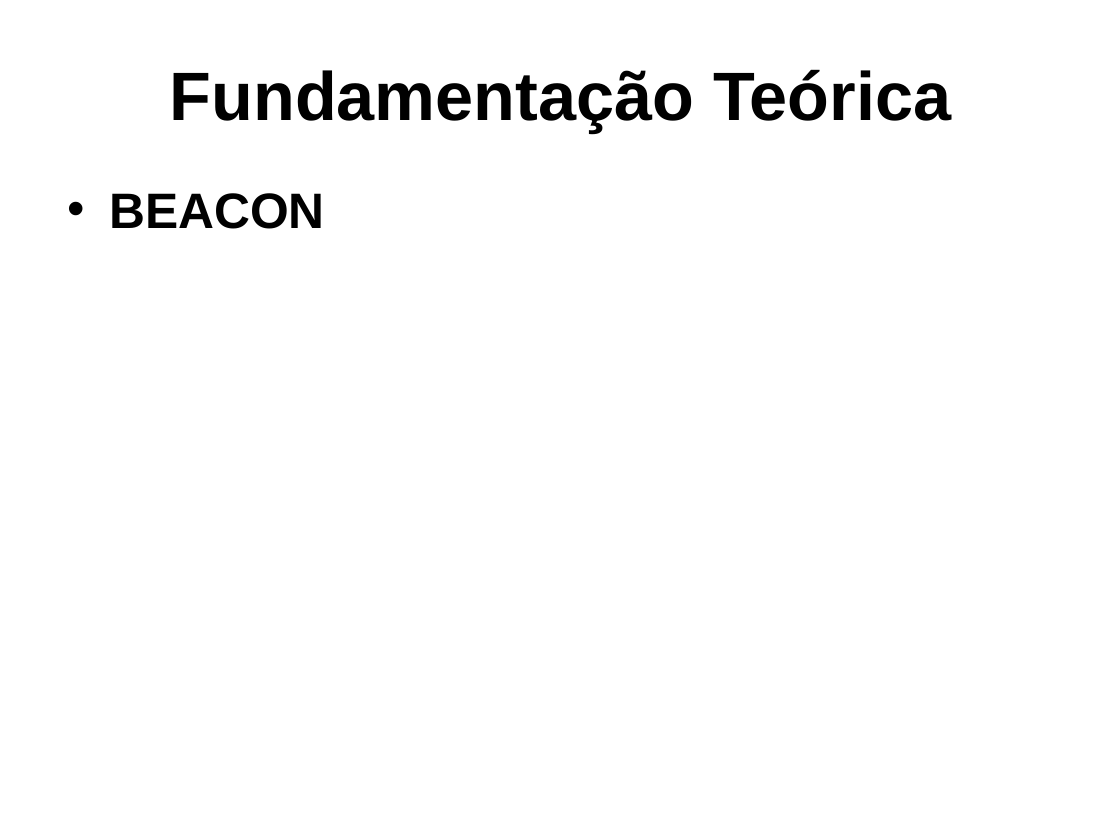
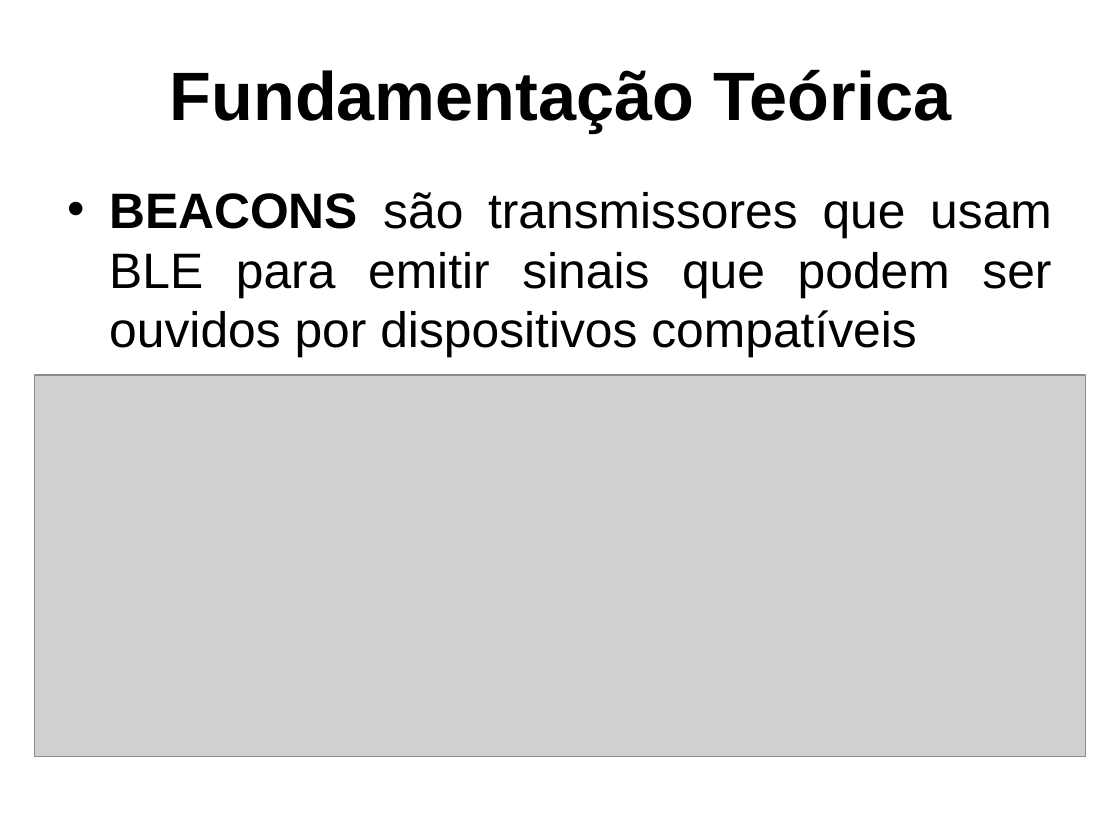
Before and after one commit to dalton-reis/tcc_bcc_2018_2_drkrause_DjonathanRafaelKrause, a slide deck: slide 5 of Textos/ApresentacaoTCC-DjonathanKrause.pptx. Drawn at 1120x840 pixels with LibreOffice and Linux fonts; fonts in the diff are those of the drawing; grey boxes stand for pictures; background and template pictures are left out. Boxes give left, top, right and bottom in pixels: in the first picture for what was removed or moved away, otherwise in the second. Text is boxed around its words. In the diff, an @@ line names an element or a change of style, - is before the commit and + after.

Commit message:
'slides'

```diff
--- a/Textos/ApresentacaoTCC-DjonathanKrause.pptx
+++ b/Textos/ApresentacaoTCC-DjonathanKrause.pptx
@@ text at (109, 192, 1052, 358): text changed; bold off @@
-• BEACON
+• BEACONS são transmissores que usam BLE para emitir sinais que podem ser ouvidos por dispositivos compatíveis
@@ picture added at (35, 375, 1086, 756) @@
```
Also in this commit, not shown: 4 other slides changed, 13 slides added, 4 slides removed, 1 other file.
